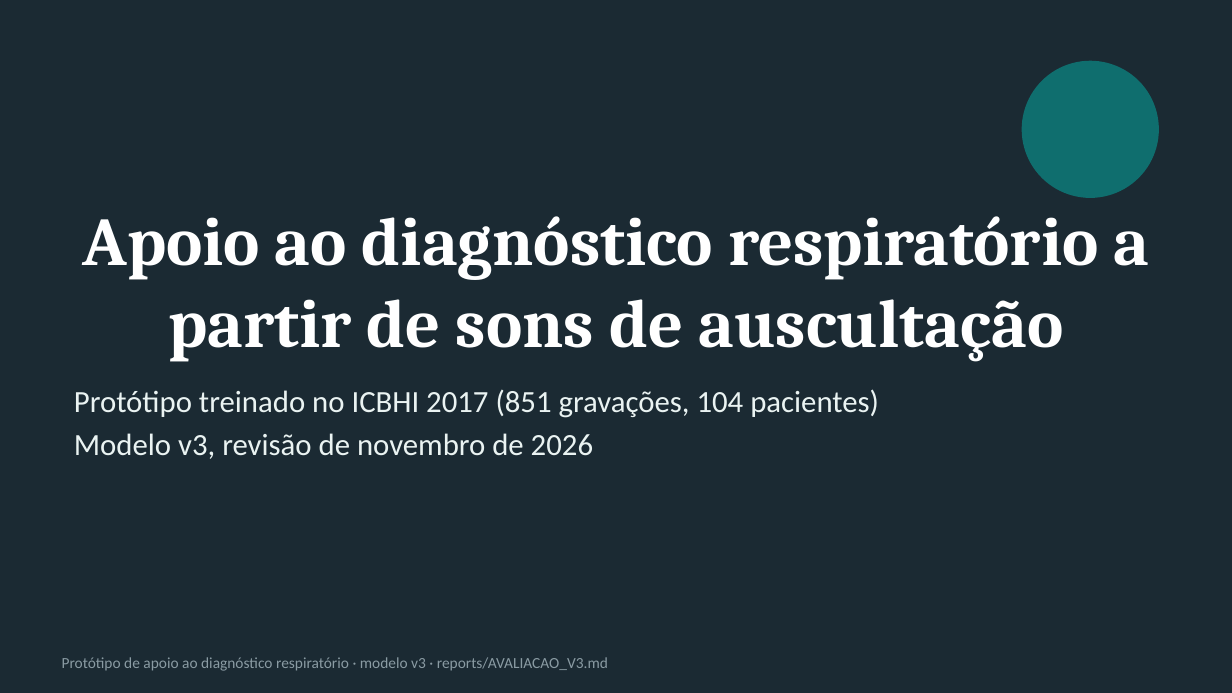
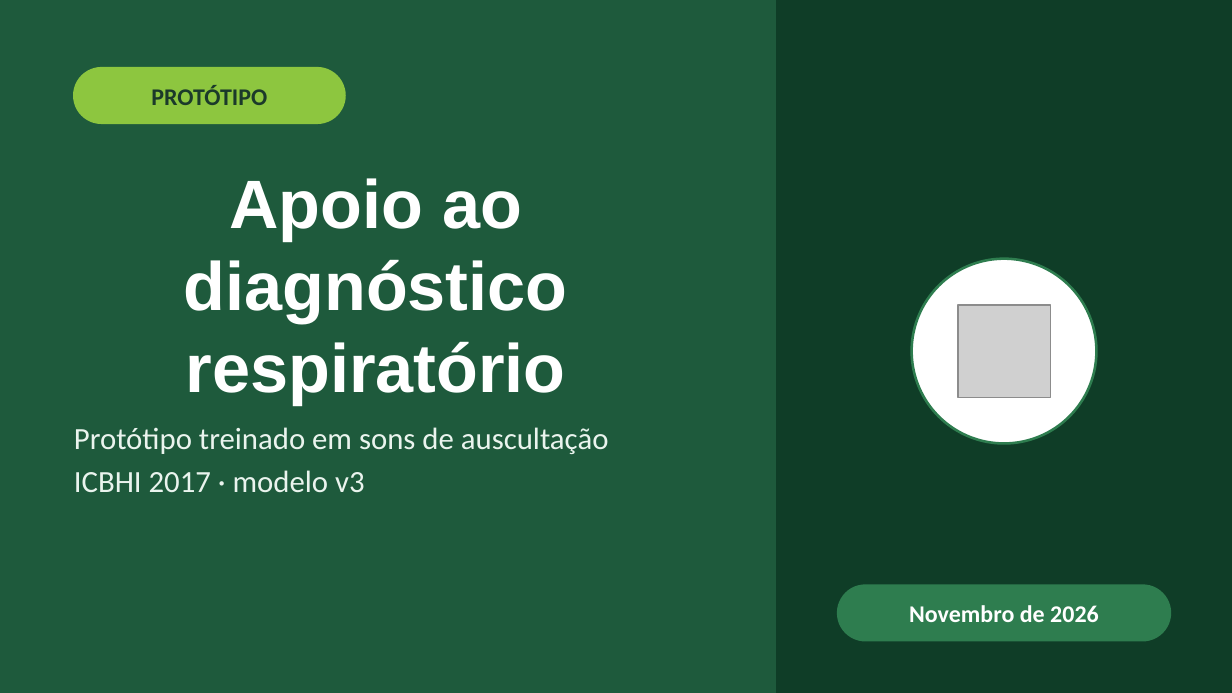
Before and after one commit to pintoleodgar/projeto-cdg-respiratori, a slide deck: slide 1 of relatorio/Apresentacao.pptx. Drawn at 1232x693 pixels with LibreOffice and Linux fonts; fonts in the diff are those of the drawing; grey boxes stand for pictures. Boxes give left, top, right and bottom in pixels: in the first picture for what was removed or moved away, otherwise in the second. Text is boxed around its words. In the diff, an @@ line names an element or a change of style, - is before the commit and + after.

```diff
--- a/relatorio/Apresentacao.pptx
+++ b/relatorio/Apresentacao.pptx
@@ background #1B2A33 to #1E5A3C @@
@@ rectangle added at [776,0,1232,692], fill #0F3D27 @@
@@ rounded rectangle added at [74,68,345,123], fill #8DC63F, outline #8DC63F 1 pt @@
@@ text added at [151,85,267,105], 14 pt, text #1B3A2A, bold @@
+PROTÓTIPO
@@ ellipse removed at [1023,62,1158,197] @@
@@ title "Apoio ao diagnóstico respiratório" at [184,178,568,405]: vertical alignment top to middle @@
@@ title at [184,178,568,405]: text changed; font Cambria to Arial @@
-Apoio ao diagnóstico respiratório a partir de sons de auscultação
+Apoio ao diagnóstico respiratório
@@ ellipse added at [912,259,1096,444], fill #FFFFFF, outline #2E7D4F 1.5 pt @@
@@ picture added at [958,306,1051,398] @@
@@ text at [74,427,609,492]: text changed; text colour #EAF3F2 to #EAF4EE @@
-Protótipo treinado no ICBHI 2017 (851 gravações, 104 pacientes)
-Modelo v3, revisão de novembro de 2026
+Protótipo treinado em sons de auscultação
+ICBHI 2017 · modelo v3
@@ rounded rectangle added at [838,585,1170,641], fill #2E7D4F, outline #2E7D4F 1 pt @@
@@ text added at [909,605,1099,622], 14 pt, text #FFFFFF, bold @@
+Novembro de 2026
@@ text removed at [62,657,608,671] @@
-Protótipo de apoio ao diagnóstico respiratório · modelo v3 · reports/AVALIACAO_V3.md
```
Also in this commit, not shown: 11 other slides changed, 1 other file.
